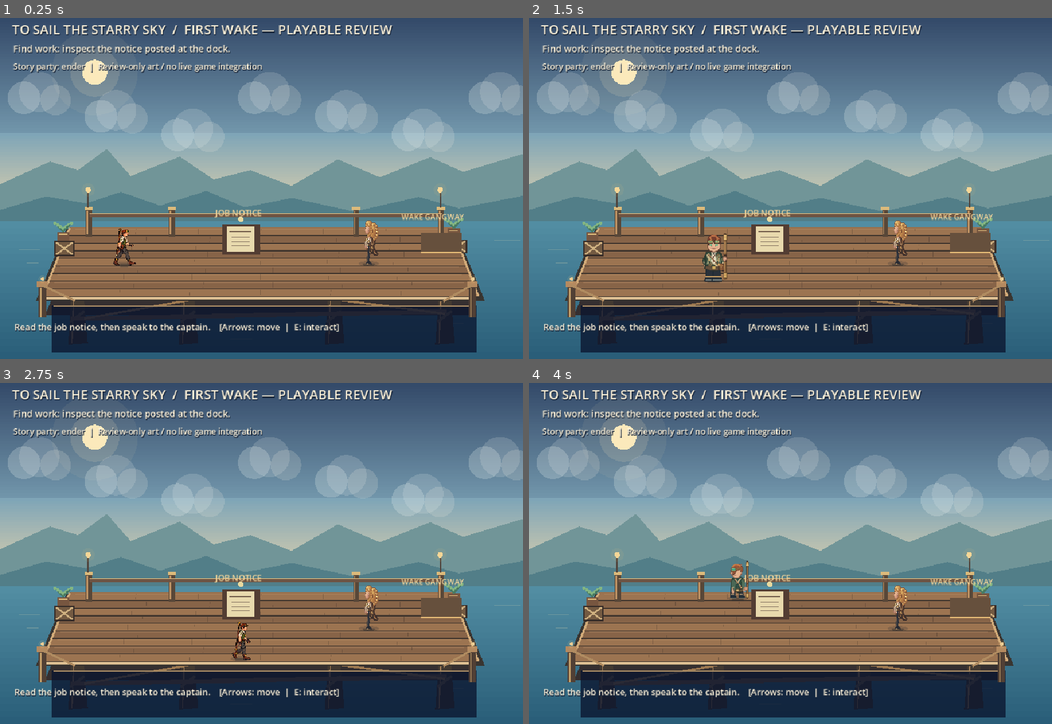
Above: before the commit, frames 1-4 (two rows, left to right).
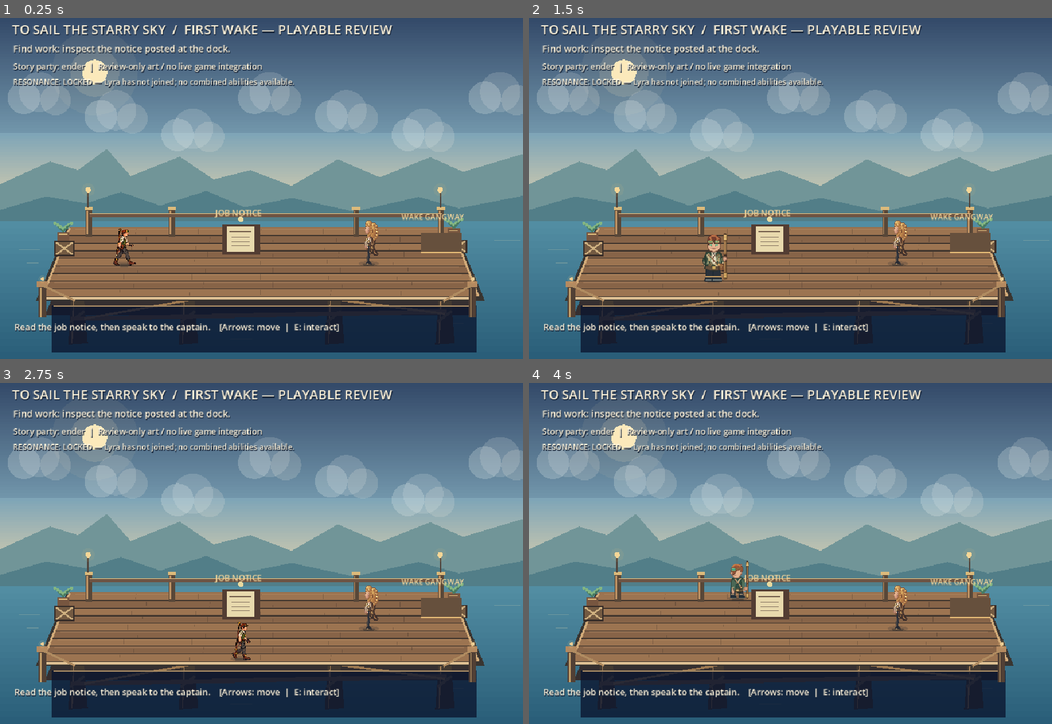
Above: after the commit, the same moments.

Repository: ndrorchestration/ToSailaStarrySky-jrpg
Game: Godot game, scene res://scenes/first_wake_job_preview.tscn
Same seed, same stepped clock (60 frames per second), same inputs: the game is played once before the commit and once after it. This scene is started directly instead of the project's main scene.
Inputs:
- Up to frame 1 (0.25 s): no input
- Up to frame 2 (1.5 s): tap Enter at 0.5 s; hold Right (ui_right) 0.53-1.28 s; tap 1 (aetherwake_ch1_choice_a) at 0.6 s; hold Down (ui_down) from 1.28 s (still down); tap 2 (aetherwake_ch1_choice_b) at 1.35 s
- Up to frame 3 (2.75 s): tap Space at 2 s; release Down (ui_down) at 2.03 s; hold Right (ui_right) from 2.03 s (still down); tap 3 (aetherwake_ch1_choice_c) at 2.1 s
- Up to frame 4 (4 s): release Right (ui_right) at 2.78 s; hold Up (ui_up) 2.78-3.53 s; tap 4 (aetherwake_ch1_combat_rest) at 2.85 s; hold Left (ui_left) from 3.53 s (still down); tap C (aetherwake_ch1_formula_review) at 3.6 s

The runs differ from the first frame. In frame 1, 0.7% of the frame differs, in the area x 2-57%, y 17-21%; in frame 2, 0.7%; in frame 3, 0.7%; in frame 4, 0.7%.

Commit message:
feat(godot): show early-Chapter Resonance lock in real Ionia-first preview HUD

Diff:
--- a/godot/scripts/first_wake_job_preview.gd
+++ b/godot/scripts/first_wake_job_preview.gd
@@ -5,6 +5,7 @@
 ## No flight, water physics, save migration, release or new combat permissions.
 
 const Opening = preload("res://scripts/first_wake_revised_opening_contract.gd")
+const ResonanceRoster = preload("res://scripts/first_wake_resonance_roster_gate.gd")
 const Actor = preload("res://scripts/pilot_actor.gd")
 const Dock = preload("res://scripts/dock_depth_review.gd")
 const InputPolicy = preload("res://scripts/first_wake_chapter1_input_policy.gd")
@@ -24,6 +25,7 @@
 const ENGINEERING_ITEMS := ["reference", "containment", "fuel"]
 
 var opening = Opening.new()
+var resonance_roster_gate = ResonanceRoster.new()
 var room: String = "dock"
 var flyer_read: bool = false
 var inspected_items: Array[String] = []
@@ -35,6 +37,7 @@
 var objective: Label
 var hint: Label
 var party_label: Label
+var resonance_status_label: Label
 var dialogue_speaker: Label
 var dialogue_text: Label
 var dialogue_open: bool = false
@@ -87,6 +90,7 @@
     headline = _label(ui, Vector2(22, 17), 24, 900)
     objective = _label(ui, Vector2(24, 57), 17, 910)
     party_label = _label(ui, Vector2(24, 91), 15, 910)
+    resonance_status_label = _label(ui, Vector2(24, 121), 14, 910)
     hint = _label(ui, Vector2(26, 569), 16, 908)
     dialogue_speaker = _label(ui, Vector2(120, 539), 16, 730)
     dialogue_text = _label(ui, Vector2(120, 566), 18, 730)
@@ -297,6 +301,11 @@
     else:
         objective.text = "Engineering: inspect reference, containment and fuel (%d / 3)." % inspected_items.size()
     party_label.text = "Story party: " + " + ".join(opening.active_party_ids) + "  |  Review-only art / no live game integration"
+    var resonance_gate: Dictionary = resonance_roster_gate.evaluate(opening, ["ender", "lyra"])
+    if not bool(resonance_gate.get("rosterEligible", false)):
+        resonance_status_label.text = "RESONANCE: LOCKED — Lyra has not joined; no combined abilities available."
+    else:
+        resonance_status_label.text = "RESONANCE: party present only — ability unlock remains unapproved."
     if dialogue_open:
         dialogue_speaker.visible = true
         dialogue_text.visible = true
